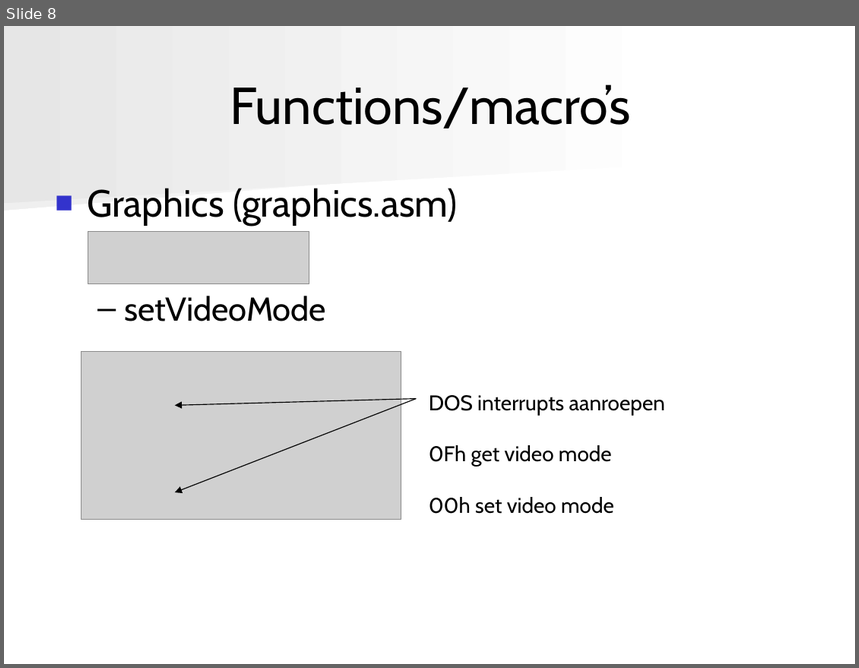
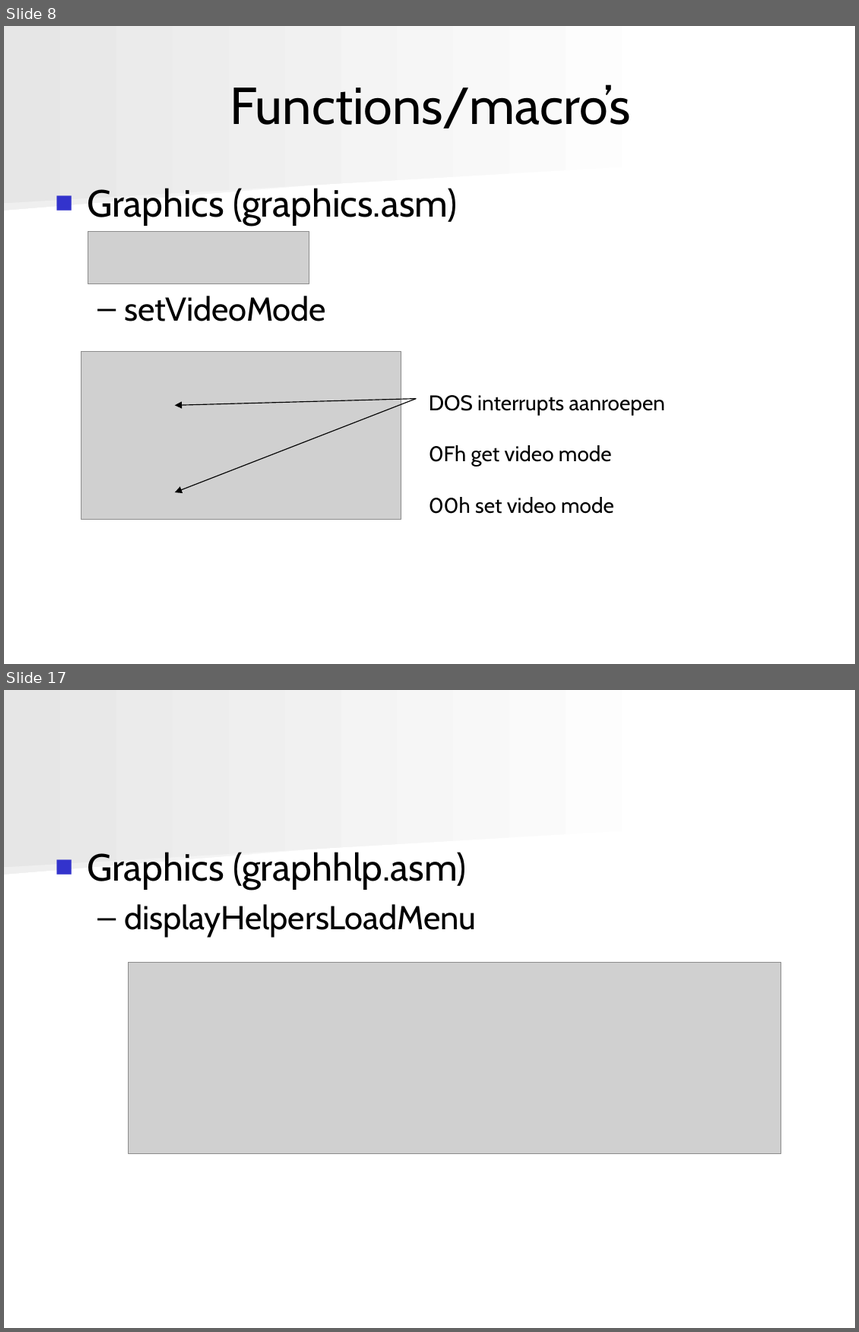
Before and after one commit to angryzor/space_invaders_8086, a slide deck: Presentatie.ppt. Shown one above the other, each under a label of ours: slide 8 before the commit, slides 8 and 17 after it; the slides between them are not shown. The pictures are 859x668 and 859x1332 pixels, drawn with LibreOffice and Linux fonts; fonts in the diff are those of the drawing; grey boxes stand for pictures. Boxes give left, top, right and bottom in pixels: in the first picture for what was removed or moved away, otherwise in the second. Text is boxed around its words. In the diff, an @@ line names an element or a change of style, - is before the commit and + after.

```diff
--- a/Presentatie.ppt
+++ b/Presentatie.ppt
@@ slide 17 added at (x1=4, y1=690, x2=855, y2=1328), background #FFFFFF; not listed: 2 template elements that a slide beside it also shows @@
@@ text added at (x1=87, y1=852, x2=476, y2=938), 32 pt, text #000000 @@
+■ Graphics (graphhlp.asm)
+  – displayHelpersLoadMenu
@@ picture added at (x1=129, y1=962, x2=782, y2=1154) @@
```
Also in this commit, not shown: 4 slides changed, 10 other slides added, 4 slides removed, 1 other file.
